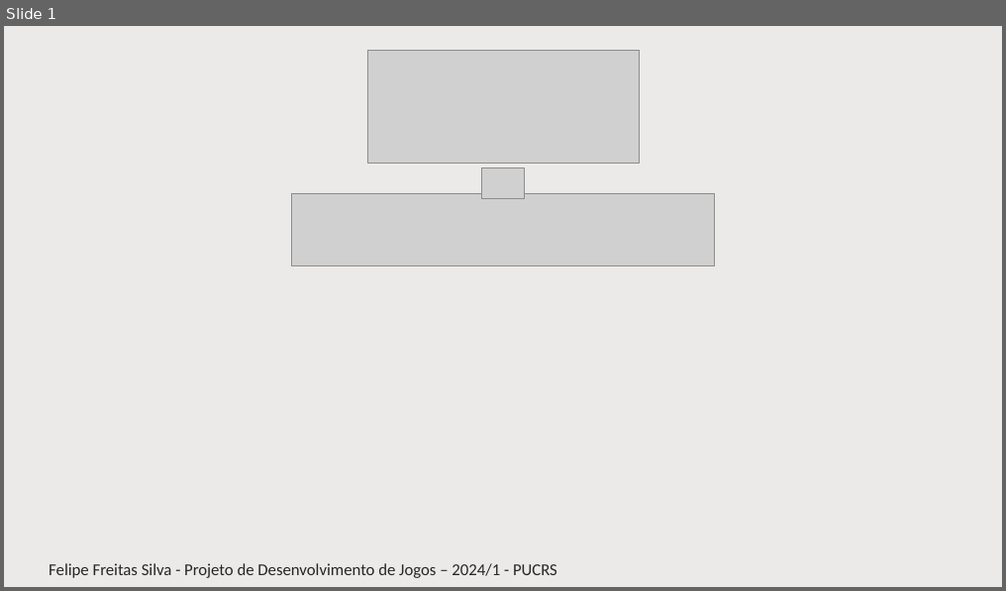
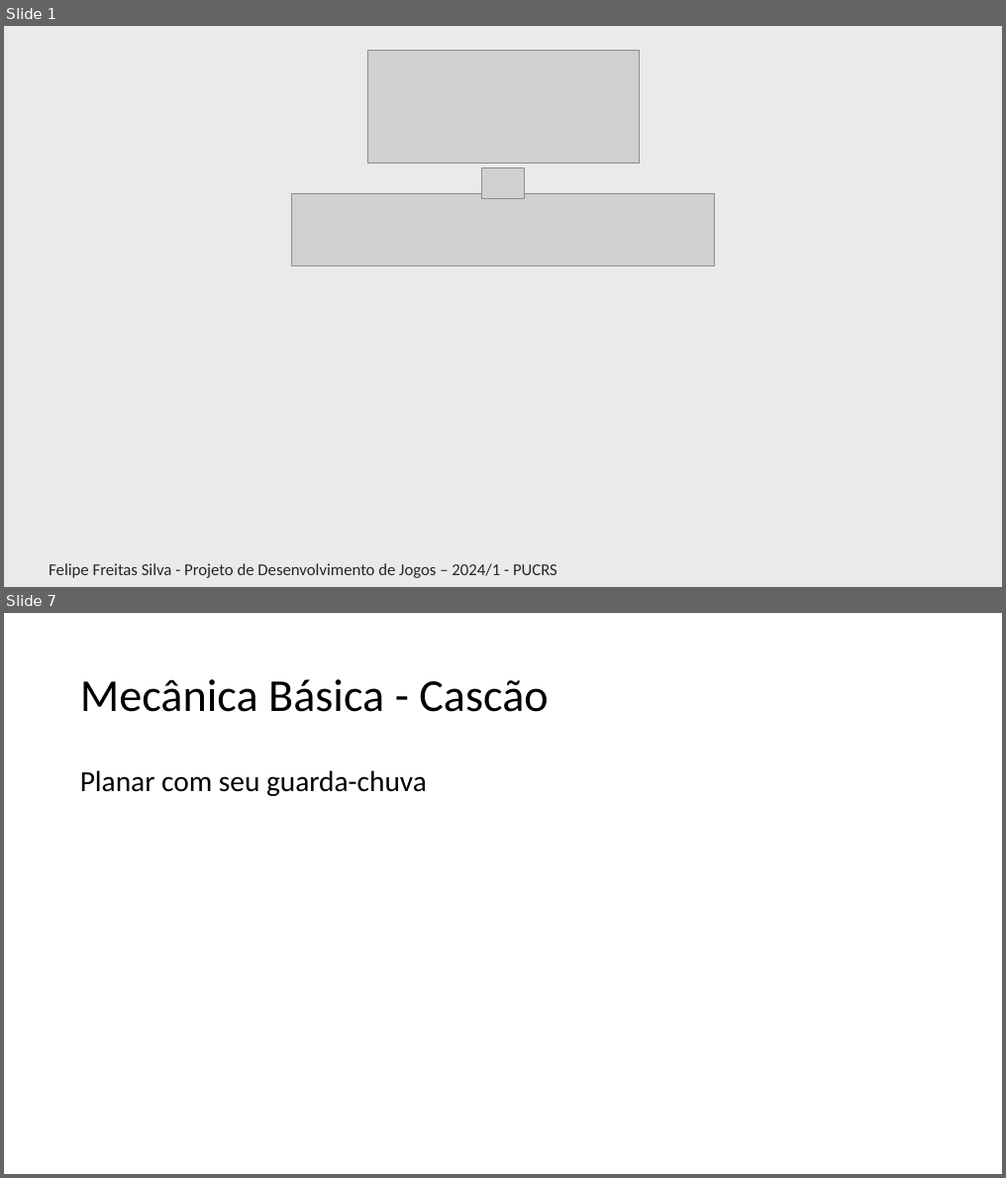
Before and after one commit to EngenhariaSoftwarePUCRS/Projeto_de_Desenvolvimento_de_Jogos, a slide deck: Trabalho/Parte1_Pitch/Pitch__Fuga_dos_Pets__Felipe_Freitas_Silva.pptx. Shown one above the other, each under a label of ours: slide 1 before the commit, slides 1 and 7 after it; the slides between them are not shown. The pictures are 1006x591 and 1006x1178 pixels, drawn with LibreOffice and Linux fonts; fonts in the diff are those of the drawing; grey boxes stand for pictures; background and template pictures are left out. Boxes give left, top, right and bottom in pixels: in the first picture for what was removed or moved away, otherwise in the second. Text is boxed around its words. In the diff, an @@ line names an element or a change of style, - is before the commit and + after.

```diff
--- a/Trabalho/Parte1_Pitch/Pitch__Fuga_dos_Pets__Felipe_Freitas_Silva.pptx
+++ b/Trabalho/Parte1_Pitch/Pitch__Fuga_dos_Pets__Felipe_Freitas_Silva.pptx
@@ slide 7 added at [4, 613, 1002, 1174], background #FFFFFF @@
@@ title added at [80, 679, 548, 712], 44 pt, text #000000 @@
+Mecânica Básica - Cascão
@@ text added at [80, 770, 427, 796], 28 pt, text #000000 @@
+Planar com seu guarda-chuva
```
Also in this commit, not shown: 18 other slides added.
